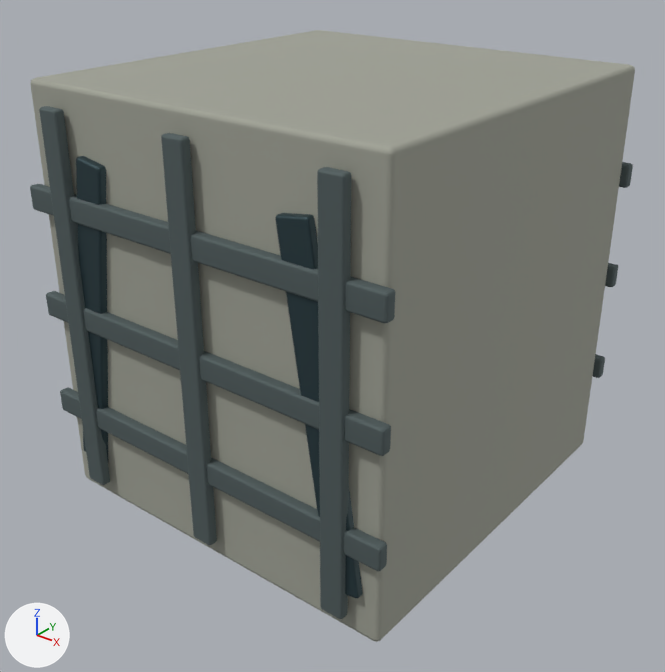
The glTF model godot/campaign/art/structures/abutment-shaft-1.glb as it was, and as the next commit left it.
One viewpoint serves both versions: a 50 mm camera at (1.232, -1.578, 1.337) aimed at (0.014, -0.055, 0.393). The lights are fixed; the arrows at lower left show +X, +Y and +Z. The first picture is the older version. Where no turn or scale is listed for an object, it has been applied to the vertices. Vertices at exactly the same position are counted once.

In view in the first picture: 'abutment_0', 'abutment_1', 'abutment_2'.
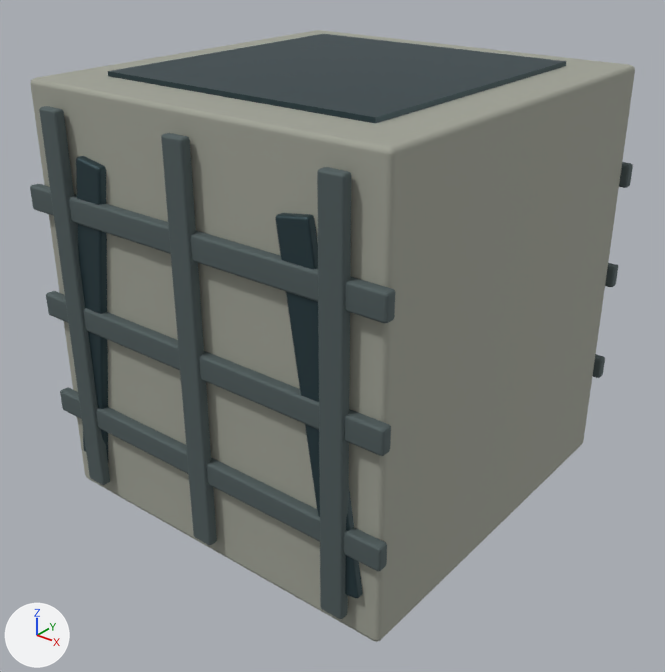
Boxes (x1, y1, x2, y2) around the edits, measured in the pictures (665 x 672 px):
'abutment_2', reshaped (mostly hidden before)
    before: (76, 156, 363, 598)
    after: (76, 34, 566, 598)
part 1 of me_cube_007, added
    after: (108, 34, 566, 123)

The edits, one by one:
me_cube_007 is used by ob_abutment_2; location (0.0, 0.0, 0.0).
me_cube_007 had 224 vertices, 432 faces and spanned x -0.416..0.416, y -0.483..0.483, z 0.105..0.855.
me_cube_007 now has 232 vertices, 444 faces and spans x -0.416..0.416, y -0.483..0.483, z 0.0..1.0.
me_cube_007 part 1: a new loose piece, a box spanning x -0.34..0.34, y -0.35..0.35, z 0.0..1.0, in mat_abutment_2 (dark cyan #354a50).
